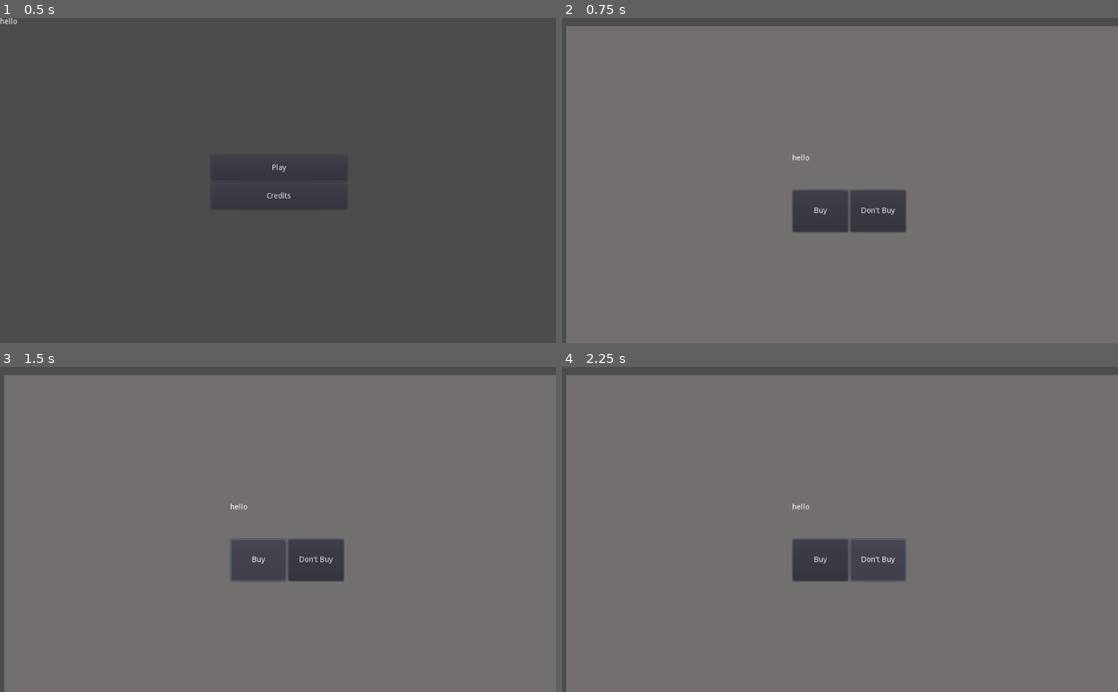
Above: before the commit, frames 1-4 (two rows, left to right).
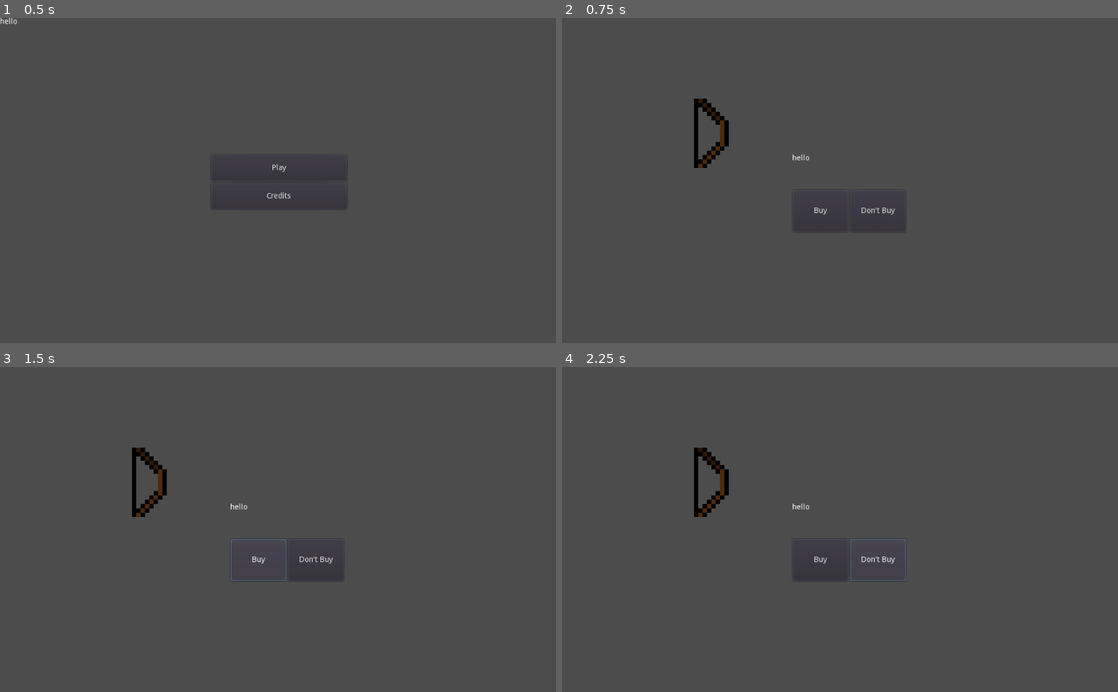
Above: after the commit, the same moments.

Repository: Birdoflames/BrackeysGameJam
Game: Godot game, scene res://Start_Scene.tscn
Same seed, same stepped clock (60 frames per second), same inputs: the game is played once before the commit and once after it.
Inputs:
- Up to frame 1 (0.5 s): no input
- Up to frame 2 (0.75 s): click "Play" at 0.5 s
- Up to frame 3 (1.5 s): click "Buy" at 1.25 s
- Up to frame 4 (2.25 s): click "Don't Buy" at 2 s

Frame 1 is identical in both runs. In frame 2, 94% of the frame differs, in the area x 0-100%, y 2-100%; in frame 3, 94%; in frame 4, 94%.
Error after the commit: Attempt to call function 'set_text' in base 'null instance' on a null instance. (res://Bow.gd:9)

Commit message:
dictionary start

Diff:
--- a/Bow.gd
+++ b/Bow.gd
@@ -1,5 +1,13 @@
 extends Sprite
 
 func story():
-	var story = "the story"
+	var years_ago = "15"
+	var story = "we died" + years_ago + "year ago"
+
+	var dictionary_story = "they died " + years_ago + "years_ago"
+
+	get_parent().get_node("GUI/Artifacts_book/TextureRect/ancient bow label").set_text(dictionary_story)
 	return story
+
+func _ready():
+	story()
--- a/Dictonary.tscn
+++ b/Dictonary.tscn
@@ -1,6 +1,19 @@
 [gd_scene format=2]
 
-[node name="Artifacts_book" type="ColorRect"]
-anchor_right = 1.0
-anchor_bottom = 1.0
-color = Color( 0.458824, 0.439216, 0.439216, 1 )
+[node name="Artifacts_book" type="Node2D"]
+
+[node name="item labels" type="TextureRect" parent="."]
+margin_right = 40.0
+margin_bottom = 40.0
+__meta__ = {
+"_edit_use_anchors_": false
+}
+
+[node name="Bow Label" type="Label" parent="item labels"]
+margin_left = 1.0
+margin_top = 8.0
+margin_right = 389.0
+margin_bottom = 156.0
+__meta__ = {
+"_edit_use_anchors_": false
+}
--- a/Game_Scene.gd
+++ b/Game_Scene.gd
@@ -3,31 +3,28 @@
 var item_story = ""
 
 
-#func story_decider():
-#	item_story = ""
-#
-#	var sprites = ["ancient sword", "ancient bow", "genie's oil lamp", "Mona Lisa's picture", "diamond ring", "diamond necklace", "cup", "axe", "vase", "lamp", "candlestick", "painting", "chandelier"]
-#
-#	var rnd = RandomNumberGenerator.new()
-#	rnd.randomize()
-#	var chosen_one = sprites[rnd.randi_range(0, 12)]
-#
-#	var get_story = load("res://"+chosen_one+".gd").story()
-#
-#	get_node(chosen_one).show()
-#
-#	name = chosen_one
-#
-#	var chosen_story =  rnd.randi_range(0, 2)
-#	if chosen_story == 0:
-#		item_story = get_story
-#	else:
-#		item_story = load("res://"+chosen_one+".gd").story()
-#		get_tree().get_node("res://name Label.gd").set_name_text(item_story)
-#
+func story_decider():
+	item_story = ""
 
-#func _ready():
-	#story_decider()
+	var sprites = ["ancient sword", "ancient bow", "genie's oil lamp", "Mona Lisa's picture", "diamond ring", "diamond necklace", "cup", "axe", "vase", "lamp", "candlestick", "painting", "chandelier"]
 
-func _process(delta):
-	print(get_node("GUI").item)
+	var rnd = RandomNumberGenerator.new()
+	rnd.randomize()
+	var chosen_one = sprites[rnd.randi_range(0, 12)]
+
+	var get_story = load("res://"+"Bow"+".gd").story()
+
+	get_node("Bow").show()
+
+	name = chosen_one
+
+	var chosen_story =  rnd.randi_range(0, 2)
+	if chosen_story == 0:
+		item_story = get_story
+	else:
+		item_story = load("res://"+"Bow"+".gd").story()
+		get_tree().get_node("res://name Label.gd").set_name_text(item_story)
+
+
+func _ready():
+	story_decider()
--- a/Game_Scene.tscn
+++ b/Game_Scene.tscn
@@ -20,11 +20,6 @@
 }
 
 [node name="Artifacts_book" parent="GUI" instance=ExtResource( 2 )]
-margin_left = 8.0
-margin_top = 15.0
-margin_right = 8.0
-margin_bottom = 15.0
-color = Color( 0.458824, 0.439216, 0.439216, 1 )
 
 [node name="Inventory" type="Control" parent="GUI"]
 margin_left = 261.0
